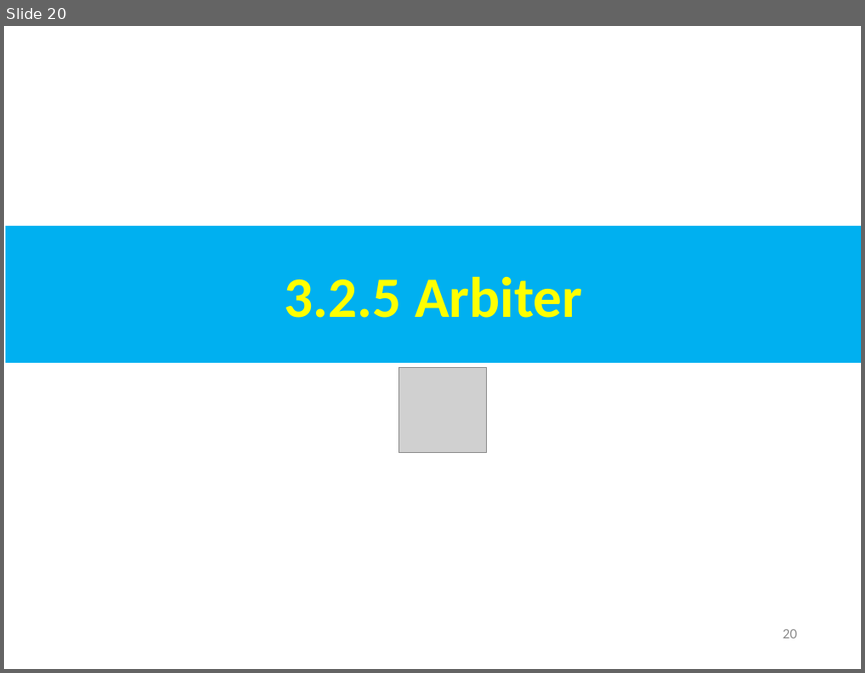
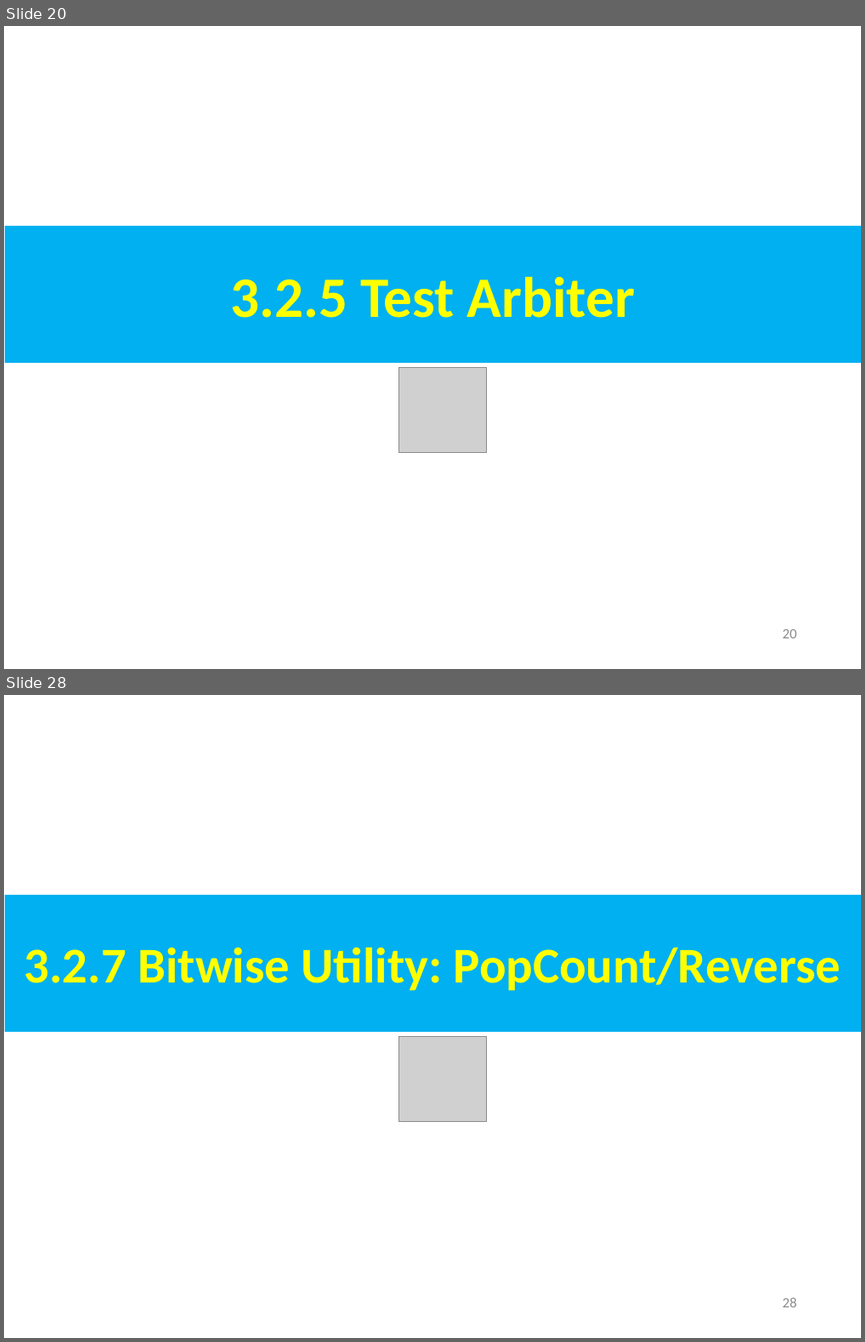
Before and after one commit to peterhchen/AIU_CS800_Chisel, a slide deck: 300_UCB_BC/003.2_StdLib/000_Video/003.2_StdLib.ppt. Shown one above the other, each under a label of ours: slide 20 before the commit, slides 20 and 28 after it; the slides between them are not shown. The pictures are 865x673 and 865x1342 pixels, drawn with LibreOffice and Linux fonts; fonts in the diff are those of the drawing; grey boxes stand for pictures. Boxes give left, top, right and bottom in pixels: in the first picture for what was removed or moved away, otherwise in the second. Text is boxed around its words. In the diff, an @@ line names an element or a change of style, - is before the commit and + after.

```diff
--- a/300_UCB_BC/003.2_StdLib/000_Video/003.2_StdLib.ppt
+++ b/300_UCB_BC/003.2_StdLib/000_Video/003.2_StdLib.ppt
@@ slide 28 added at <box>4,695,861,1338</box>, background #FFFFFF @@
@@ rectangle added at <box>5,895,861,1032</box>, fill #00B0F0, 42 pt, text #FFFF00, bold @@
+3.2.7 Bitwise Utility: PopCount/Reverse
@@ picture added at <box>399,1037,487,1122</box> @@
@@ page number added at <box>783,1297,797,1307</box>, 12 pt, text #8B8B8B @@
+28
@@ slide 20 changed as well @@
@@ text in rectangle at <box>230,277,635,318</box>: text changed @@
-3.2.5 Arbiter
+3.2.5 Test Arbiter
```
Also in this commit, not shown: 9 other slides changed, 18 other slides added.
